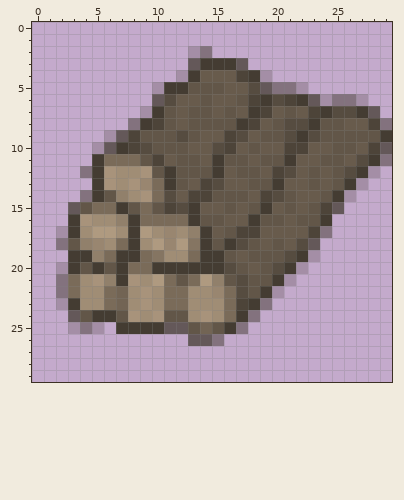
A pixel-art sprite gets an edit: img/icons/wood.png. This is how it looked before the edit.
The file is 30x30 pixels. Colours within 5 levels of each other are drawn and written as one.
Now the later version:
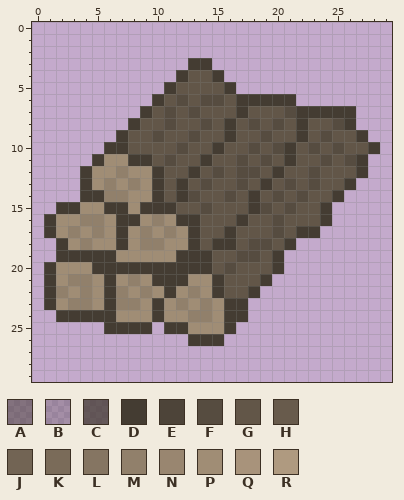
Palette (. is transparent): A #433b3180  B #433b3340  C #443c32bf  D #443c32  E #4d4439  F #564c40  G #625648  H #685b4c  J #726454  K #7a6b59  L #857562  M #91806b  N #998670  P #a08d75  Q #a8937b  R #af9a80
What changed:
@@ x 0..29 @@
  1 ..............................
- 2 .............BA...............
- 3 .............CDDDC............
- 4 ............BDHHHEDB..........
- 5 ..........BDDGGGHHFCAAB.......
- 6 ..........CFHHGHHGEDFEDCBAAB..
- 7 .........BDGHGGHGHDEHGHEDFFDC.
- 8 ........ADEGHGGGGDEHGFFDGGHHEA
- 9 ......BCEGGGFGHHEFHGGFDFGGGGGD
-10 .....BCDEFGGGHHFEHGHHEEHHGGHEC
-11 .....DKKKGEHGGHDGGHGGDHHGGHFDA
-12 ....ADQPPQGDGGGDHGGHEFHGHGFDB.
-13 .....DQPQNKDGHEFHHGGDHHGHGDB..
-14 ....ADGMPQKFHEEGGGHEFGHHGDB...
-15 ...CGKKDGKGEFDHHGHGDHGHGEC....
-16 ...DQPPMDKKKKDGGHHDGGHGGD.....
-17 ..BDPRRPDRPNPMDHGEEHHHHEA.....
-18 ..AGMNPKDPRNRLDGDFGHGHFC......
-19 ...DDMKDDKLPPKDDGHGGGFDB......
-20 ..BDGDGDKKDDDDDDFGHGFDB.......
-21 ..AKPQMDQPRKGKRMGFGGDB........
-22 ..AKPPKJPQPKKPPNKFGDB.........
-23 ..BDPPKJPQPKKPPPKEDA..........
-24 ...CGDDGQPQGGPQPKDA...........
-25 ...BAB.DDDDCCGJGDA............
-26 .............CCA..............
+ 2 ..............................
+ 3 .............DD...............
+ 4 ............DGGD..............
+ 5 ...........DGGGGD.............
+ 6 ..........DGFGFFGDDDDD........
+ 7 .........DGFGFGGGDGGGFDDDDD...
+ 8 ........DGGFGGFGDGFGFGDGGFD...
+ 9 .......DGGFGGFGGDGGFGGDGFGGD..
+10 ......DDGGGGFGGDGGFGFDGFGFGGD.
+11 .....DPPDDGFGGDGGFGFGDGGFGFD..
+12 ....DPPMPPDGGDGFGFFGDGGFGGGD..
+13 ....DPMPMPDGDGFGGFGDGFGFGGD...
+14 ....DDMMPPDGDFGGFGDGFGFGGD....
+15 ..DDPPDDPDDDGGFGGGDFGFGGD.....
+16 .DPPMMPDDPMPDDGGGDGGFGGGD.....
+17 .DPMPMPDPMPMPDGGDGGGFGDD......
+18 ..DPMPPDPMMPPDGDDGFFGD........
+19 ..DDDDDPPPPPDDDGGFFGD.........
+20 .DPPPDDDDDDDDDDGFGGGD.........
+21 .DPMMPDPMPDDDPPDGGGD..........
+22 .DMPMPDMPMPDPMPDGGD...........
+23 .DPMMPDMMPDPMPMPDD............
+24 ..DDDDDPPPDPPMMPDD............
+25 ......DDDD.DDPPPD.............
+26 .............DDD..............
 27 ..............................
Boxes around the changes in both pictures, in picture pixels (x1, y1, x2, y2):
changed: (44, 46, 392, 346)
